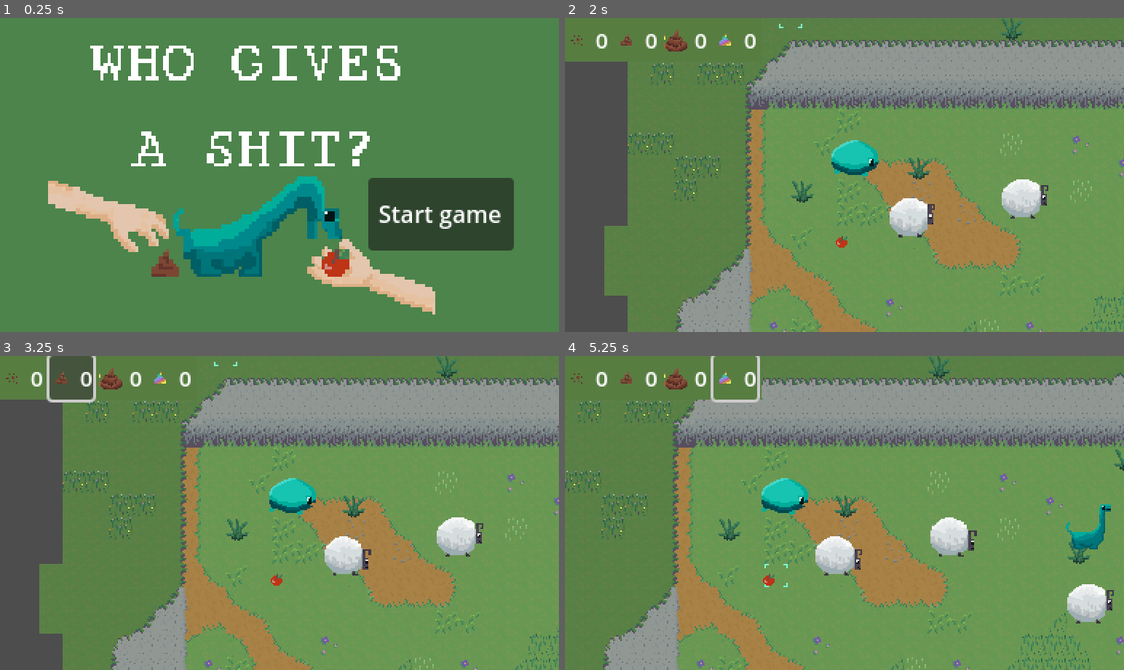
Above: before the commit, frames 1-4 (two rows, left to right).
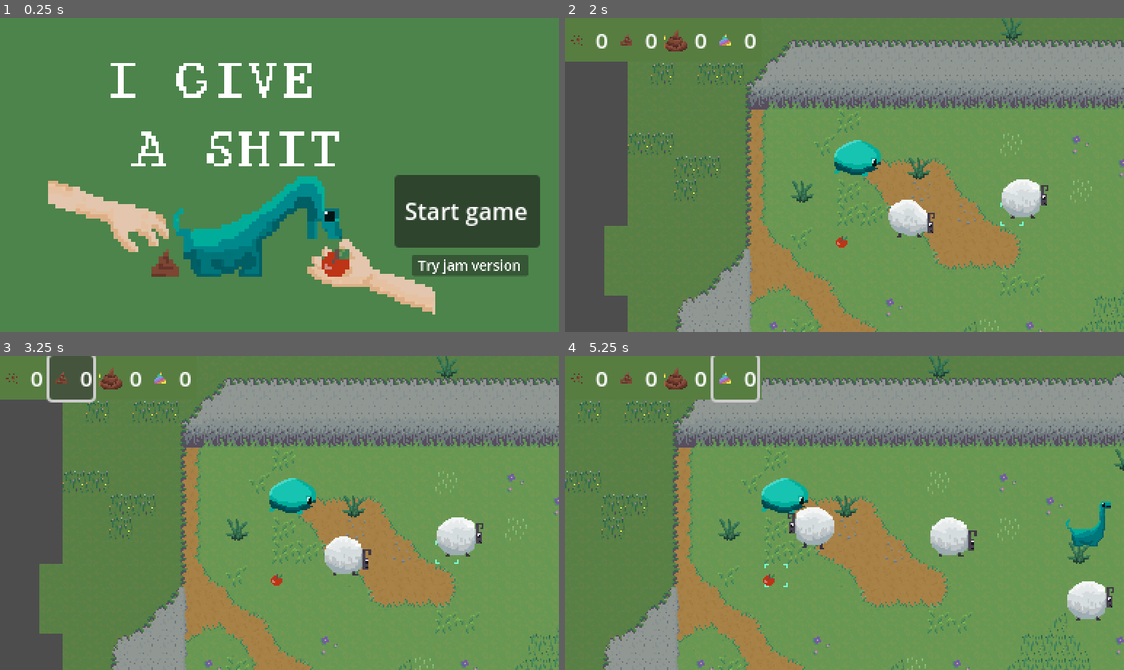
Above: after the commit, the same moments.

Repository: goessm/magic-poop
Game: Godot game, scene res://Scenes/Remaster/MainMenu/main_menu.tscn
Two runs of this game, one before a commit and one after it. Both use one fixed random seed, a clock stepped at 60 frames per second and the inputs below. Before the commit the project starts from res://Scenes/JamVersions/Menu/main_menu.tscn. Sound files missing from this copy of the repository are replaced by a short silence.
Inputs (mouse positions are in pixels of both pictures, inside the frame that each line leads up to):
- Up to frame 1 (0.25 s): no input
- Up to frame 2 (2 s): click (1034, 266) at 0.5 s, where only the run after the commit has a clickable "Try jam version"; click (1006, 212) at 1.25 s, where only the run before the commit has a clickable "Start game"
- Up to frame 3 (3.25 s): click (22, 377) at 2 s; click (72, 377) at 2.75 s
- Up to frame 4 (5.25 s): click (687, 377) at 3.5 s; click (732, 377) at 4.25 s; move the mouse to (838, 582) at 5.02 s; hold Right (ui_right) from 5.03 s (still down); click (838, 582) at 5.17 s

The runs differ from the first frame. In frame 1, 7.8% of the frame differs, in the area x 16-97%, y 8-82%; in frame 2, 0.4%; in frame 3, less than 0.1%; in frame 4, 2.1%.

Commit message:
New menu

Diff:
--- a/Scenes/JamVersions/FarmScene/Food/FoodItem.tscn
+++ b/Scenes/JamVersions/FarmScene/Food/FoodItem.tscn
@@ -2,7 +2,7 @@
 
 [ext_resource type="Script" path="res://Scenes/JamVersions/FarmScene/Food/food_item.gd" id="1_3lk44"]
 [ext_resource type="Texture2D" uid="uid://c6dycaikxxxai" path="res://Scenes/JamVersions/FarmScene/Food/FoodSprites/apple_sprite.tres" id="2_0pdyg"]
-[ext_resource type="Script" path="res://Scripts/Input/FollowMouse.gd" id="3_rpb3y"]
+[ext_resource type="Script" path="res://Scenes/JamVersions/Scripts/Input/FollowMouse.gd" id="3_jkku5"]
 
 [sub_resource type="CircleShape2D" id="CircleShape2D_rmn4v"]
 radius = 8.06226
@@ -71,7 +71,7 @@
 shape = SubResource("CircleShape2D_rmn4v")
 
 [node name="FollowMouse" type="Node" parent="."]
-script = ExtResource("3_rpb3y")
+script = ExtResource("3_jkku5")
 
 [node name="AnimationPlayer" type="AnimationPlayer" parent="."]
 libraries = {
--- /dev/null
+++ b/Scenes/Remaster/GameScene/game_scene.tscn
@@ -0,0 +1,100 @@
+[gd_scene load_steps=10 format=3 uid="uid://dvy2s780t3p08"]
+
+[ext_resource type="Script" path="res://Scenes/JamVersions/FarmScene/farm_scene.gd" id="1_wkf6g"]
+[ext_resource type="PackedScene" uid="uid://m5d6owjwm0er" path="res://Scenes/JamVersions/Inventory/inventory_ui.tscn" id="2_r02vx"]
+[ext_resource type="PackedScene" uid="uid://dy000kbix0vk1" path="res://Scenes/JamVersions/FarmScene/Tilemaps/FarmBgTileMap.tscn" id="3_8gk4m"]
+[ext_resource type="PackedScene" uid="uid://qfygb7po01f4" path="res://Scenes/JamVersions/FarmScene/Food/FoodItem.tscn" id="4_8t086"]
+[ext_resource type="PackedScene" uid="uid://bu650ckv4ujxs" path="res://Scenes/JamVersions/FarmScene/Animals/animal.tscn" id="5_xapig"]
+[ext_resource type="PackedScene" uid="uid://b3vt4xordthl2" path="res://Scenes/JamVersions/FarmScene/Level/InvisibleWall/invisible_wall.tscn" id="6_fjfec"]
+[ext_resource type="PackedScene" uid="uid://bwa36ys7tpcnx" path="res://Scenes/JamVersions/TowerScene/spawner.tscn" id="7_h0uiv"]
+[ext_resource type="PackedScene" uid="uid://f44cu6eq7j6j" path="res://Scenes/JamVersions/FarmScene/FruitTrees/tree.tscn" id="8_0xtx0"]
+[ext_resource type="Script" path="res://Scenes/JamVersions/FarmScene/Camera2D.gd" id="9_q8jsy"]
+
+[node name="FarmScene" type="Node"]
+script = ExtResource("1_wkf6g")
+
+[node name="CanvasLayer" type="CanvasLayer" parent="."]
+layer = 0
+
+[node name="InventoryUI" parent="CanvasLayer" instance=ExtResource("2_r02vx")]
+
+[node name="Farm" type="Node2D" parent="."]
+
+[node name="FarmBgTileMap" parent="Farm" instance=ExtResource("3_8gk4m")]
+z_index = -100
+
+[node name="FoodItem" parent="Farm" instance=ExtResource("4_8t086")]
+position = Vector2(35, 157)
+
+[node name="Animal" parent="Farm" instance=ExtResource("5_xapig")]
+position = Vector2(252, 161)
+
+[node name="Animal2" parent="Farm" instance=ExtResource("5_xapig")]
+position = Vector2(252, 126)
+animalType = 1
+
+[node name="Animal3" parent="Farm" instance=ExtResource("5_xapig")]
+position = Vector2(44, 93)
+animalType = 2
+
+[node name="Animal4" parent="Farm" instance=ExtResource("5_xapig")]
+position = Vector2(161, 122)
+
+[node name="Animal5" parent="Farm" instance=ExtResource("5_xapig")]
+position = Vector2(83, 135)
+
+[node name="Poops" type="Node2D" parent="Farm"]
+
+[node name="Colliders" type="Node2D" parent="Farm"]
+
+[node name="InvisibleWall" parent="Farm/Colliders" instance=ExtResource("6_fjfec")]
+position = Vector2(122, 47)
+scale = Vector2(2.44, 1)
+
+[node name="InvisibleWall5" parent="Farm/Colliders" instance=ExtResource("6_fjfec")]
+position = Vector2(330, 22)
+scale = Vector2(2.44, 1)
+
+[node name="InvisibleWall2" parent="Farm/Colliders" instance=ExtResource("6_fjfec")]
+position = Vector2(-39, 152)
+rotation = 1.5708
+scale = Vector2(1.68, 1)
+
+[node name="InvisibleWall3" parent="Farm/Colliders" instance=ExtResource("6_fjfec")]
+position = Vector2(122, 266)
+scale = Vector2(2.44, 1)
+
+[node name="InvisibleWall4" parent="Farm/Colliders" instance=ExtResource("6_fjfec")]
+position = Vector2(282, 149)
+rotation = 1.5708
+scale = Vector2(1.68, 1)
+collision_layer = 2
+collision_mask = 2
+
+[node name="Spawner" parent="Farm" node_paths=PackedStringArray("spawn_points") instance=ExtResource("7_h0uiv")]
+spawn_points = NodePath("../SpawnPoints2")
+
+[node name="SpawnPoints2" type="Node2D" parent="Farm"]
+
+[node name="SpawnPoint1" type="Marker2D" parent="Farm/SpawnPoints2"]
+position = Vector2(434, 93)
+
+[node name="SpawnPoint2" type="Marker2D" parent="Farm/SpawnPoints2"]
+position = Vector2(434, 148)
+
+[node name="Enemies" type="Node2D" parent="Farm"]
+
+[node name="Tree" parent="Farm" instance=ExtResource("8_0xtx0")]
+position = Vector2(316, 99)
+
+[node name="Trees" type="Node2D" parent="Farm"]
+
+[node name="Camera2D" type="Camera2D" parent="."]
+position = Vector2(25, 109)
+limit_left = -155
+limit_top = -100
+limit_right = 575
+limit_bottom = 340
+editor_draw_limits = true
+script = ExtResource("9_q8jsy")
+speed = 250.0
--- /dev/null
+++ b/Scenes/Remaster/MainMenu/main_menu.gd
@@ -0,0 +1,10 @@
+extends Control
+
+@export var game_scene: PackedScene
+@export var jam_game_scene: PackedScene
+
+func _on_startgame_button_pressed():
+	get_tree().change_scene_to_packed(game_scene)
+
+func _on_startjam_button_pressed():
+	get_tree().change_scene_to_packed(jam_game_scene)
--- /dev/null
+++ b/Scenes/Remaster/MainMenu/main_menu.tscn
@@ -0,0 +1,84 @@
+[gd_scene load_steps=6 format=3 uid="uid://ea7vkvuklrwm"]
+
+[ext_resource type="Script" path="res://Scenes/Remaster/MainMenu/main_menu.gd" id="1_3suus"]
+[ext_resource type="PackedScene" uid="uid://dvy2s780t3p08" path="res://Scenes/Remaster/GameScene/game_scene.tscn" id="2_df67m"]
+[ext_resource type="Texture2D" uid="uid://yeta18dakcxo" path="res://Assets/UI/titlescreen_new.png" id="2_dyabj"]
+[ext_resource type="PackedScene" uid="uid://d2lwdlovqpyli" path="res://Scenes/JamVersions/FarmScene/farm_scene.tscn" id="2_ou8l5"]
+
+[sub_resource type="StyleBoxFlat" id="StyleBoxFlat_ohbic"]
+bg_color = Color(0.298039, 0.517647, 0.294118, 1)
+
+[node name="MainMenu" type="Control"]
+layout_mode = 3
+anchors_preset = 15
+anchor_right = 1.0
+anchor_bottom = 1.0
+grow_horizontal = 2
+grow_vertical = 2
+script = ExtResource("1_3suus")
+game_scene = ExtResource("2_df67m")
+jam_game_scene = ExtResource("2_ou8l5")
+
+[node name="Panel" type="Panel" parent="."]
+layout_mode = 1
+anchors_preset = 15
+anchor_right = 1.0
+anchor_bottom = 1.0
+grow_horizontal = 2
+grow_vertical = 2
+theme_override_styles/panel = SubResource("StyleBoxFlat_ohbic")
+
+[node name="TextureRect" type="TextureRect" parent="."]
+layout_mode = 1
+anchors_preset = 15
+anchor_right = 1.0
+anchor_bottom = 1.0
+grow_horizontal = 2
+grow_vertical = 2
+texture = ExtResource("2_dyabj")
+expand_mode = 2
+stretch_mode = 4
+
+[node name="StartGameButton" type="Button" parent="."]
+custom_minimum_size = Vector2(100, 50)
+layout_mode = 0
+offset_left = 271.0
+offset_top = 108.0
+offset_right = 371.0
+offset_bottom = 158.0
+
+[node name="Label" type="Label" parent="StartGameButton"]
+layout_mode = 1
+anchors_preset = 15
+anchor_right = 1.0
+anchor_bottom = 1.0
+grow_horizontal = 2
+grow_vertical = 2
+text = "Start game"
+horizontal_alignment = 1
+vertical_alignment = 1
+
+[node name="StartJamButton" type="Button" parent="."]
+self_modulate = Color(1, 1, 1, 0.713726)
+custom_minimum_size = Vector2(50, 25)
+layout_mode = 0
+offset_left = 283.0
+offset_top = 163.0
+offset_right = 443.0
+offset_bottom = 192.0
+scale = Vector2(0.5, 0.5)
+
+[node name="Label" type="Label" parent="StartJamButton"]
+layout_mode = 1
+anchors_preset = 15
+anchor_right = 1.0
+anchor_bottom = 1.0
+grow_horizontal = 2
+grow_vertical = 2
+theme_override_font_sizes/font_size = 19
+text = "Try jam version"
+horizontal_alignment = 1
+vertical_alignment = 1
+
+[connection signal="pressed" from="StartGameButton" to="." method="_on_startgame_button_pressed"]
+[connection signal="pressed" from="StartJamButton" to="." method="_on_startjam_button_pressed"]
--- a/project.godot
+++ b/project.godot
@@ -11,16 +11,16 @@
 [application]
 
 config/name="Magic-poop"
-run/main_scene="res://Scenes/JamVersions/Menu/main_menu.tscn"
+run/main_scene="res://Scenes/Remaster/MainMenu/main_menu.tscn"
 config/features=PackedStringArray("4.2", "GL Compatibility")
 config/icon="res://icon.svg"
 
 [autoload]
 
-Groups="*res://Scripts/Global/Groups.gd"
+Groups="*res://Scenes/JamVersions/Scripts/Global/Groups.gd"
 Inventory="*res://Scenes/JamVersions/Inventory/inventory.gd"
-SceneList="*res://Scripts/Global/SceneList.gd"
-GameState="*res://Scripts/Global/GameState.gd"
+SceneList="*res://Scenes/JamVersions/Scripts/Global/SceneList.gd"
+GameState="*res://Scenes/JamVersions/Scripts/Global/GameState.gd"
 SoundEffects="*res://Scenes/JamVersions/Sound/sound_effects.tscn"
 Music="*res://Scenes/JamVersions/Sound/music.tscn"
 
Binary file added: Assets/UI/titlescreen_new.png
Not shown, added: Assets/UI/titlescreen_new.png.import
Renamed: Scripts/Global/GameState.gd -> Scenes/JamVersions/Scripts/Global/GameState.gd
Renamed: Scripts/Global/Groups.gd -> Scenes/JamVersions/Scripts/Global/Groups.gd
Renamed: Scripts/Global/Helpers.gd -> Scenes/JamVersions/Scripts/Global/Helpers.gd
Renamed: Scripts/Global/SceneList.gd -> Scenes/JamVersions/Scripts/Global/SceneList.gd
Renamed: Scripts/Input/FollowMouse.gd -> Scenes/JamVersions/Scripts/Input/FollowMouse.gd
